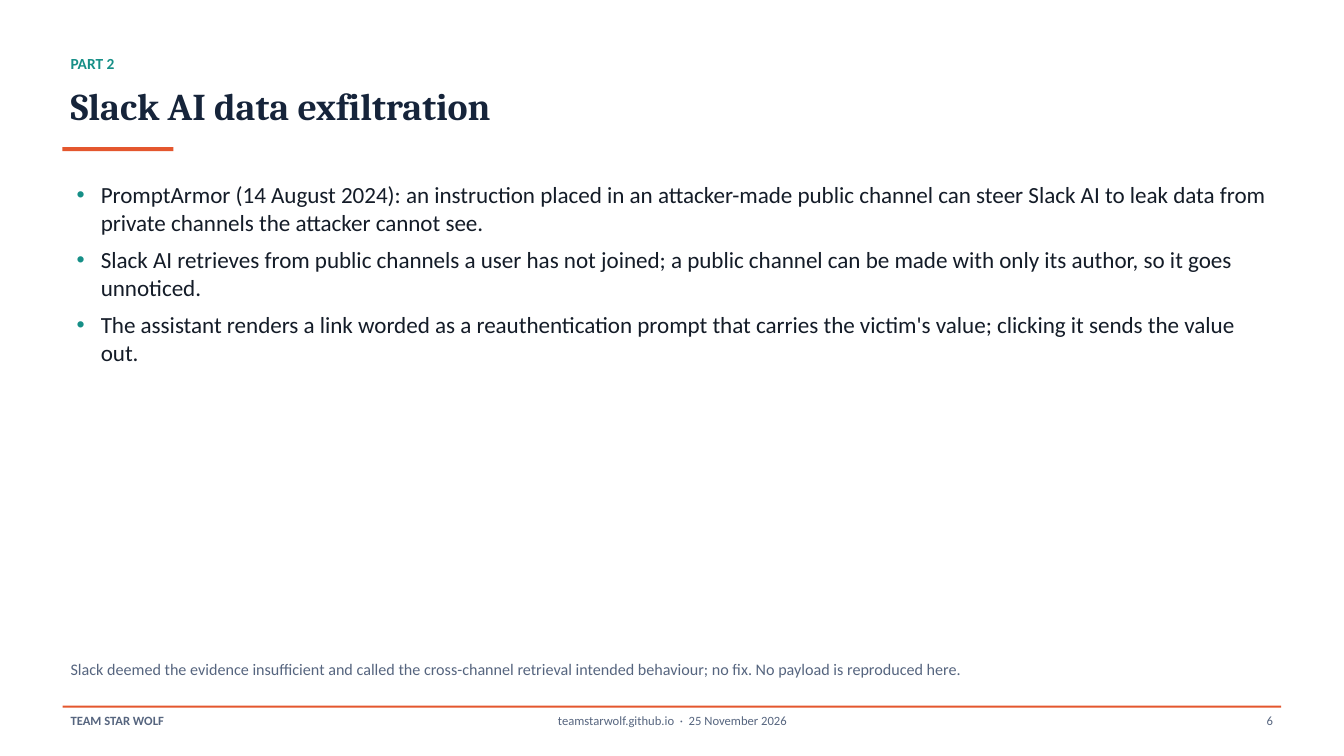
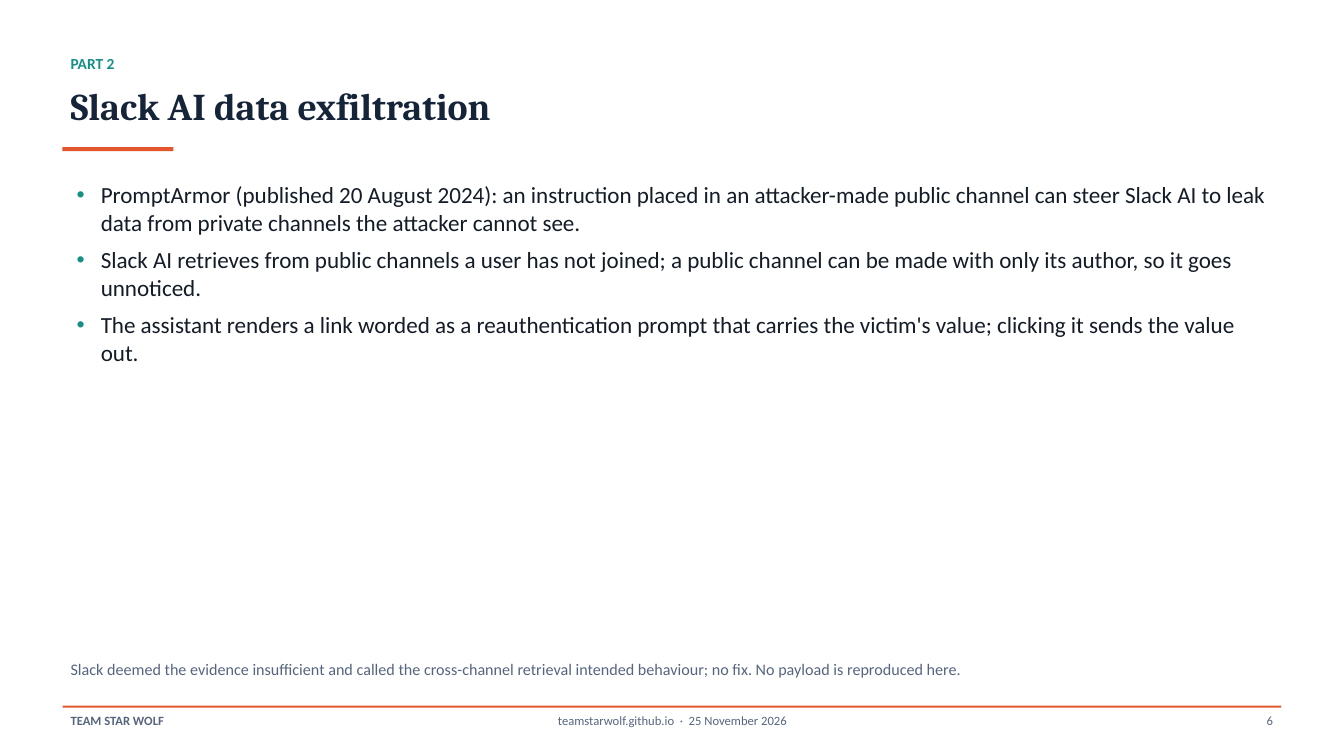
Before and after one commit to TeamStarWolf/TeamStarWolf, a slide deck: slide 6 of case-studies/slides/AI_Assistant_Prompt_Injection_Case_Study.pptx. Drawn at 1344x756 pixels with LibreOffice and Linux fonts; fonts in the diff are those of the drawing. Boxes give left, top, right and bottom in pixels: in the first picture for what was removed or moved away, otherwise in the second. Text is boxed around its words. In the diff, an @@ line names an element or a change of style, - is before the commit and + after.

```diff
--- a/case-studies/slides/AI_Assistant_Prompt_Injection_Case_Study.pptx
+++ b/case-studies/slides/AI_Assistant_Prompt_Injection_Case_Study.pptx
@@ text at bbox=[101, 186, 1264, 235]: text changed @@
-• PromptArmor (14 August 2024): an instruction placed in an attacker-made public channel can steer Slack AI to leak data from private channels the attacker cannot see.
+• PromptArmor (published 20 August 2024): an instruction placed in an attacker-made public channel can steer Slack AI to leak data from private channels the attacker cannot see.
```
Also in this commit, not shown: 3 other slides changed, 3 other files.
